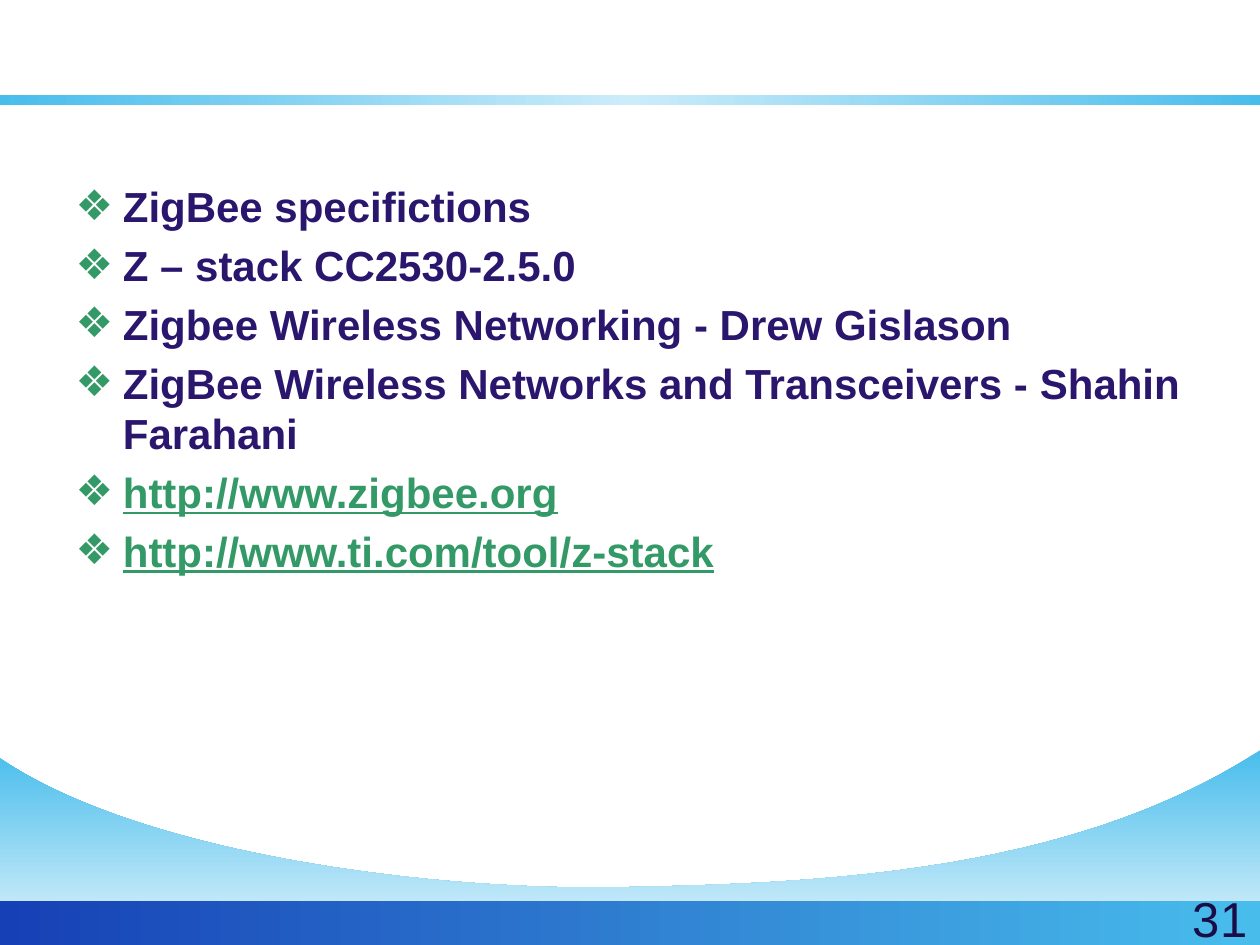
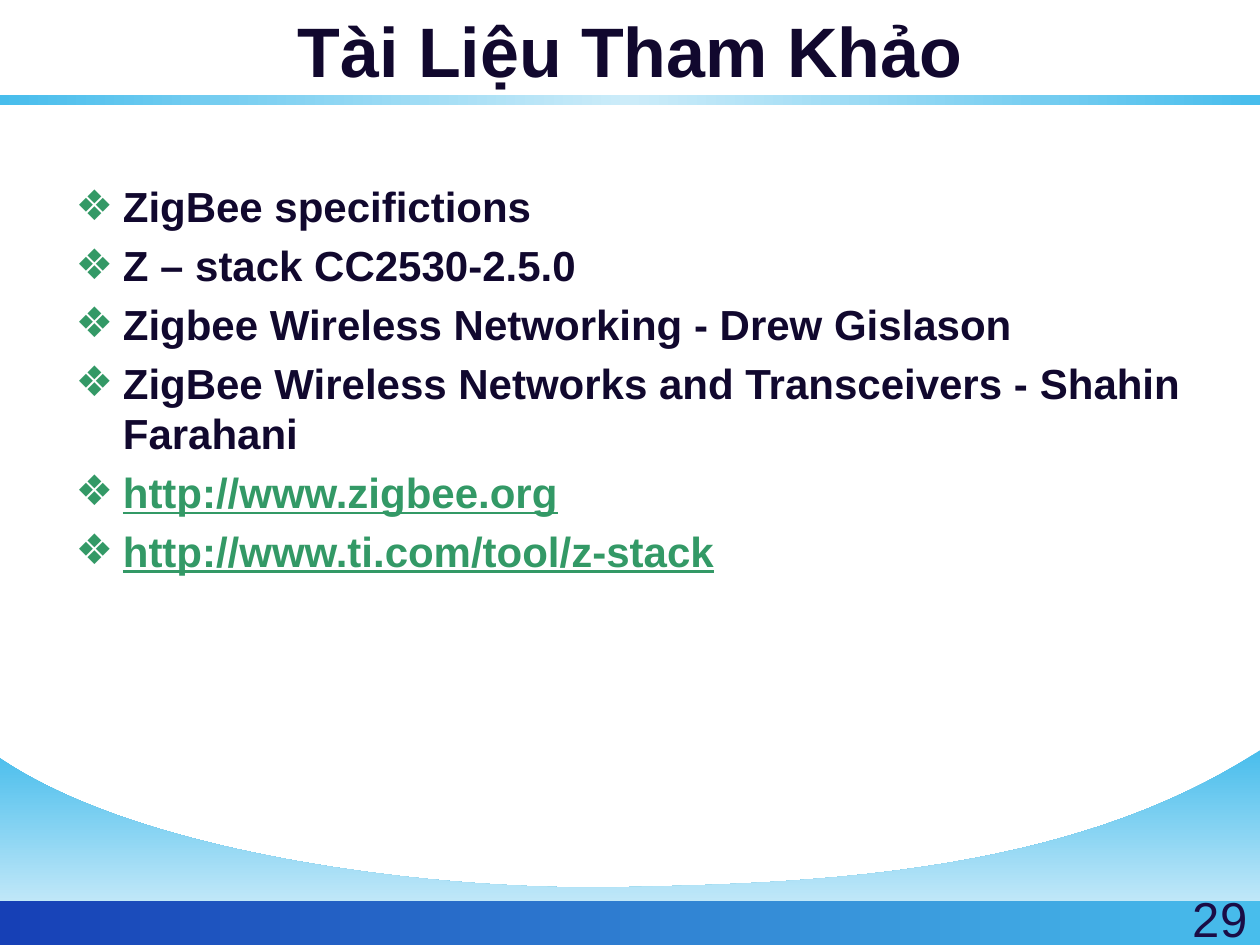
Before and after one commit to golf2109/zigbee-in-supermaket, a slide deck: slide 29 of docs/Report/Queue-Busting.pptx (slide 31 before the commit). Drawn at 1260x945 pixels with LibreOffice and Linux fonts; fonts in the diff are those of the drawing; background and template pictures are left out. Boxes give left, top, right and bottom in pixels: in the first picture for what was removed or moved away, otherwise in the second. Text is boxed around its words. In the diff, an @@ line names an element or a change of style, - is before the commit and + after.

Commit message:
Modified colors

```diff
--- a/docs/Report/Queue-Busting.pptx
+++ b/docs/Report/Queue-Busting.pptx
@@ title "Tài Liệu Tham Khảo" at (298, 24, 962, 90): text colour #FFFFFF to #12082E @@
@@ text at (123, 191, 1180, 450): text colour #2B166E to #12082E in "ZigBee specifictions", "Z – stack CC2530-2.5.0", "Zigbee Wireless Networking - Drew Gislason", "ZigBee Wireless Networks and Transceivers - Shahin ..." @@
@@ page number at (1193, 898, 1247, 938): text changed @@
-31
+29
```
Also in this commit, not shown: 36 other slides changed, 2 slides removed.
